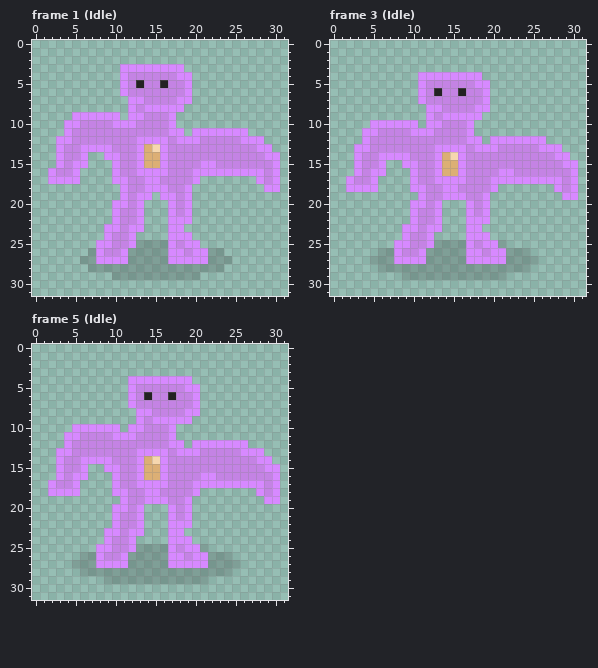
Pixel-art file: game/theslimeking/Assets/Art/Sprites/Creatures/art_rickA.aseprite. The picture above was drawn from the file before the commit.
32x32 pixels, 6 frames. Shown: frame 1 (Idle), frame 3 (Idle), frame 5 (Idle). The commit also changed other frames, which this record leaves out.
After the commit:
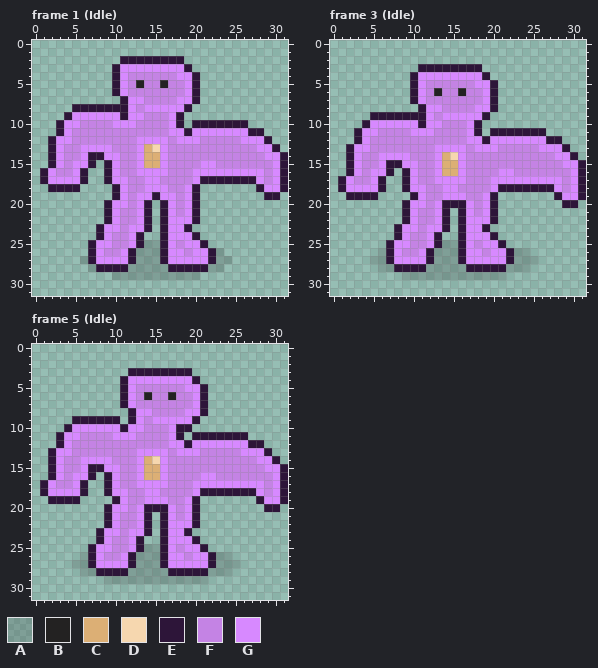
Palette (. is transparent): A #23222232  B #232222  C #dcaf75  D #f6d7af  E #2d1539  F #c483e4  G #d789ff
Changes in this commit:
Frame 1 (Idle), layer "front":
Colour E is added in row 2 at x 11 to 18; in row 3 at x 10 and 19; in rows 4 to 6 at x 10 and 20; in row 7 at x 11 and 20; in row 8 at x 5 to 11 and 19; in row 9 at x 4, 11 and 18.
Colour E is added in row 10 at x 3, 18 and 20 to 26; in row 11 at x 3, 19 and 27 to 28; in row 12 at x 2 and 29; in row 13 at x 2 and 30; in row 14 at x 2, 7 to 8 and 31; in row 15 at x 2, 7, 9 and 31.
Colour E is added in row 16 at x 1, 6, 9 and 31; in row 17 at x 1, 6, 9, 21 to 27 and 31; in row 18 at x 2 to 5, 10, 20, 28 and 31; in row 19 at x 10, 15, 20 and 29 to 30; in rows 20 to 22 at x 9, 14, 16 and 20; in row 23 at x 8, 14, 16 and 19.
Colour E is added in row 24 at x 8, 13, 16 and 20; in row 25 at x 7 and 21.
Colour E replaces colour A in row 25 at x 13 and 16; in rows 26 to 27 at x 7, 12, 16 and 22; in row 28 at x 8 to 11 and 17 to 21.
Frame 3 (Idle), layer "front":
Colour E is added in row 3 at x 11 to 18; in row 4 at x 10 and 19; in rows 5 to 7 at x 10 and 20; in row 8 at x 11 and 20; in row 9 at x 5 to 11 and 19; in row 10 at x 4, 11 and 18.
Colour E is added in row 11 at x 3, 18 and 20 to 26; in row 12 at x 3, 19 and 27 to 28; in row 13 at x 2 and 29; in row 14 at x 2 and 30; in row 15 at x 2, 7 to 8 and 31; in row 16 at x 2, 7, 9 and 31.
Colour E is added in row 17 at x 1, 6, 9 and 31; in row 18 at x 1, 6, 9, 21 to 27 and 31; in row 19 at x 2 to 5, 10, 20, 28 and 31; in row 20 at x 9, 14 to 16, 20 and 29 to 30; in rows 21 to 22 at x 9, 14, 16 and 20; in row 23 at x 8, 14, 16 and 19.
Colour E is added in row 24 at x 8, 13, 16 and 20; in row 25 at x 7.
Colour E replaces colour A in row 25 at x 13, 16 and 21; in rows 26 to 27 at x 7, 12, 16 and 22; in row 28 at x 8 to 11 and 17 to 21.
Frame 5 (Idle), layer "front":
Colour E is added in row 3 at x 12 to 19; in row 4 at x 11 and 20; in rows 5 to 7 at x 11 and 21; in row 8 at x 12 and 21; in row 9 at x 5 to 10, 12 and 20; in row 10 at x 4, 11 and 18 to 19.
Colour E is added in row 11 at x 3, 18 and 20 to 26; in row 12 at x 3, 19 and 27 to 28; in row 13 at x 2 and 29; in row 14 at x 2 and 30; in row 15 at x 2, 7 to 8 and 31; in row 16 at x 2, 7, 9 and 31.
Colour E is added in row 17 at x 1, 6, 9 and 31; in row 18 at x 1, 6, 9, 21 to 27 and 31; in row 19 at x 2 to 5, 10, 20, 28 and 31; in row 20 at x 9, 14 to 16, 20 and 29 to 30; in rows 21 to 22 at x 9, 14, 16 and 20; in row 23 at x 8, 14, 16 and 19.
Colour E is added in row 24 at x 8, 13, 16 and 20; in row 25 at x 7.
Colour E replaces colour A in row 25 at x 13, 16 and 21; in rows 26 to 27 at x 7, 12, 16 and 22; in row 28 at x 8 to 11 and 17 to 21.
Where, in picture pixels (left, top, right, bottom), the same in both pictures:
changed: (40, 56, 288, 272)
changed: (338, 64, 586, 272)
changed: (40, 368, 288, 576)
